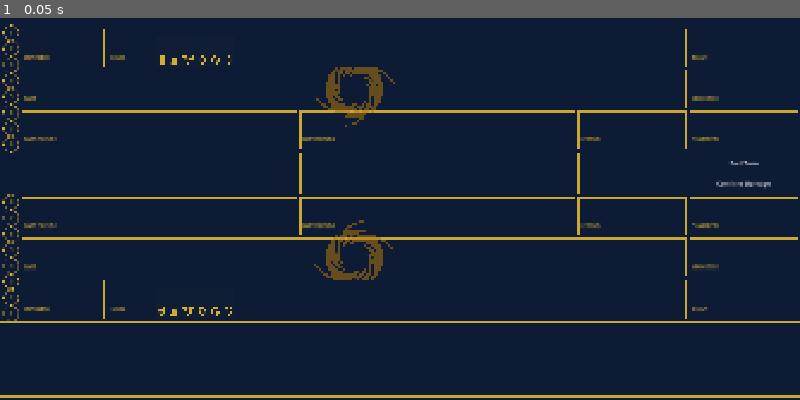
Above: before the commit, frame 1.
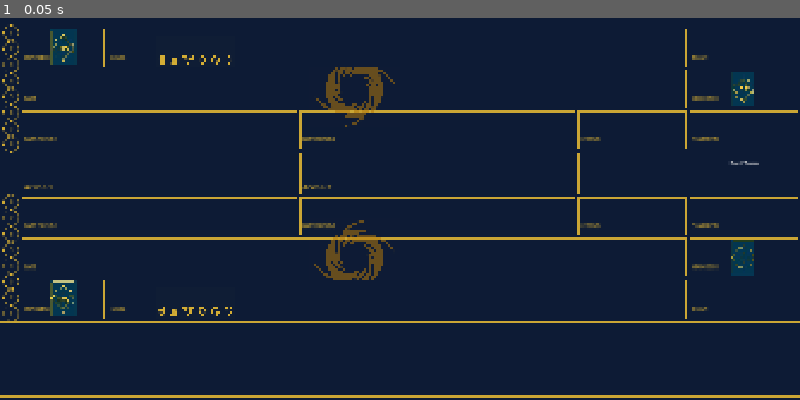
Above: after the commit, the same moment.

Repository: hashirmohammad/RiftBound
Game: Godot game, scene res://Scenes/main.tscn
The game is run twice, just before and just after one commit, with the same random seed, the same clock (stepped at 60 frames per second) and the same inputs.
Inputs:
- Up to frame 1 (0.05 s): no input

The runs differ from the first frame. In frame 1, 1.3% of the frame differs, in the area x 3-97%, y 2-79%.
Error before the commit: Parse Error: Could not resolve class "CardAbilityRegistry", because of a parser error. (res://Scripts/BackEnd/data/keyword_parser.gd:94)

Commit message:
Merging main

Diff:
--- a/Scenes/main.tscn
+++ b/Scenes/main.tscn
@@ -16,6 +16,96 @@
 [ext_resource type="PackedScene" uid="uid://23ypgw1gnlhb" path="res://Scenes/MainDeck.tscn" id="11_wsu2k"]
 [ext_resource type="PackedScene" uid="uid://cscpai8v2fbek" path="res://Scenes/Trash.tscn" id="12_k12tt"]
 
+[sub_resource type="StyleBoxFlat" id="StyleBoxFlat_wsu2k"]
+bg_color = Color(0.050980393, 0.105882354, 0.20784314, 1)
+
+[sub_resource type="StyleBoxFlat" id="StyleBoxFlat_k12tt"]
+bg_color = Color(0.050980393, 0.105882354, 0.20784314, 1)
+
+[sub_resource type="StyleBoxFlat" id="StyleBoxFlat_h1bgf"]
+bg_color = Color(0.050980393, 0.105882354, 0.20784314, 1)
+
+[sub_resource type="StyleBoxFlat" id="StyleBoxFlat_b3802"]
+bg_color = Color(0.050980393, 0.105882354, 0.20784314, 1)
+
+[sub_resource type="StyleBoxFlat" id="StyleBoxFlat_fevyy"]
+bg_color = Color(0.050980393, 0.105882354, 0.20784314, 1)
+
+[sub_resource type="StyleBoxFlat" id="StyleBoxFlat_hibaj"]
+bg_color = Color(0.050980393, 0.105882354, 0.20784314, 1)
+
+[sub_resource type="StyleBoxFlat" id="StyleBoxFlat_pdsj5"]
+bg_color = Color(0.050980393, 0.105882354, 0.20784314, 1)
+
+[sub_resource type="StyleBoxFlat" id="StyleBoxFlat_ee4r6"]
+bg_color = Color(0.050980393, 0.105882354, 0.20784314, 1)
+
+[sub_resource type="StyleBoxFlat" id="StyleBoxFlat_gt3je"]
+bg_color = Color(0.050980393, 0.105882354, 0.20784314, 1)
+
+[sub_resource type="StyleBoxFlat" id="StyleBoxFlat_3pmx8"]
+bg_color = Color(0.050980393, 0.105882354, 0.20784314, 1)
+
+[sub_resource type="StyleBoxFlat" id="StyleBoxFlat_u50mg"]
+bg_color = Color(0.050980393, 0.105882354, 0.20784314, 1)
+
+[sub_resource type="StyleBoxFlat" id="StyleBoxFlat_cbgmd"]
+bg_color = Color(0.050980393, 0.105882354, 0.20784314, 1)
+
+[sub_resource type="StyleBoxFlat" id="StyleBoxFlat_1w6v2"]
+bg_color = Color(0.050980393, 0.105882354, 0.20784314, 1)
+
+[sub_resource type="StyleBoxFlat" id="StyleBoxFlat_ueoa1"]
+bg_color = Color(0.050980393, 0.105882354, 0.20784314, 1)
+
+[sub_resource type="StyleBoxFlat" id="StyleBoxFlat_6vcvc"]
+bg_color = Color(0.050980393, 0.105882354, 0.20784314, 1)
+
+[sub_resource type="StyleBoxFlat" id="StyleBoxFlat_7k868"]
+bg_color = Color(0.050980393, 0.105882354, 0.20784314, 1)
+
+[sub_resource type="StyleBoxFlat" id="StyleBoxFlat_hpc6h"]
+bg_color = Color(0.050980393, 0.105882354, 0.20784314, 1)
+
+[sub_resource type="StyleBoxFlat" id="StyleBoxFlat_kltya"]
+bg_color = Color(0.050980393, 0.105882354, 0.20784314, 1)
+
+[sub_resource type="StyleBoxFlat" id="StyleBoxFlat_e08e2"]
+bg_color = Color(0.050980393, 0.105882354, 0.20784314, 1)
+
+[sub_resource type="StyleBoxFlat" id="StyleBoxFlat_neg2b"]
+bg_color = Color(0.050980393, 0.105882354, 0.20784314, 1)
+
+[sub_resource type="StyleBoxFlat" id="StyleBoxFlat_r33sp"]
+bg_color = Color(0.050980393, 0.105882354, 0.20784314, 1)
+
+[sub_resource type="StyleBoxFlat" id="StyleBoxFlat_hdf80"]
+bg_color = Color(0.050980393, 0.105882354, 0.20784314, 1)
+
+[sub_resource type="StyleBoxFlat" id="StyleBoxFlat_jwpg7"]
+bg_color = Color(0.050980393, 0.105882354, 0.20784314, 1)
+
+[sub_resource type="StyleBoxFlat" id="StyleBoxFlat_k2e45"]
+bg_color = Color(0.050980393, 0.105882354, 0.20784314, 1)
+
+[sub_resource type="StyleBoxFlat" id="StyleBoxFlat_536cc"]
+bg_color = Color(0.050980393, 0.105882354, 0.20784314, 1)
+
+[sub_resource type="StyleBoxFlat" id="StyleBoxFlat_aqgau"]
+bg_color = Color(0.050980393, 0.105882354, 0.20784314, 1)
+
+[sub_resource type="StyleBoxFlat" id="StyleBoxFlat_8cuat"]
+bg_color = Color(0.050980393, 0.105882354, 0.20784314, 1)
+
+[sub_resource type="StyleBoxFlat" id="StyleBoxFlat_o1aky"]
+bg_color = Color(0.050980393, 0.105882354, 0.20784314, 1)
+
+[sub_resource type="StyleBoxFlat" id="StyleBoxFlat_kwxat"]
+bg_color = Color(0.050980393, 0.105882354, 0.20784314, 1)
+
+[sub_resource type="StyleBoxFlat" id="StyleBoxFlat_aa8k8"]
+bg_color = Color(0.050980393, 0.105882354, 0.20784314, 1)
+
 [node name="Main" type="Node2D" unique_id=1554237704]
 script = ExtResource("1_hptm8")
 
@@ -26,69 +116,71 @@
 script = ExtResource("6_344ge")
 
 [node name="P0_Arena" parent="." unique_id=372592103 instance=ExtResource("2_h1bgf")]
-position = Vector2(440, 540)
+modulate = Color(1, 1, 1, 0)
+position = Vector2(383, 536)
 
 [node name="P1_Arena" parent="." unique_id=2089672518 instance=ExtResource("2_h1bgf")]
-position = Vector2(1322, 540)
+modulate = Color(1, 1, 1, 0)
+position = Vector2(1051, 536)
 
 [node name="P0" type="Node2D" parent="." unique_id=246826101]
 
 [node name="P0_Points" type="Node2D" parent="P0" unique_id=84179518]
 
 [node name="P0_Point1" parent="P0/P0_Points" unique_id=858870301 instance=ExtResource("4_k12tt")]
-position = Vector2(27, 880.875)
+position = Vector2(27, 872.875)
 
 [node name="P0_Point2" parent="P0/P0_Points" unique_id=811101513 instance=ExtResource("4_k12tt")]
-position = Vector2(27, 842.625)
+position = Vector2(27, 834.625)
 
 [node name="P0_Point3" parent="P0/P0_Points" unique_id=327160036 instance=ExtResource("4_k12tt")]
-position = Vector2(27, 804.375)
+position = Vector2(27, 796.375)
 
 [node name="P0_Point4" parent="P0/P0_Points" unique_id=1361892046 instance=ExtResource("4_k12tt")]
-position = Vector2(27, 766.125)
+position = Vector2(27, 758.125)
 
 [node name="P0_Point5" parent="P0/P0_Points" unique_id=1176661728 instance=ExtResource("4_k12tt")]
-position = Vector2(27, 727.875)
+position = Vector2(27, 719.875)
 
 [node name="P0_Point6" parent="P0/P0_Points" unique_id=1253753202 instance=ExtResource("4_k12tt")]
-position = Vector2(27, 689.625)
+position = Vector2(27, 681.625)
 
 [node name="P0_Point7" parent="P0/P0_Points" unique_id=1191016440 instance=ExtResource("4_k12tt")]
-position = Vector2(27, 651.375)
+position = Vector2(27, 643.375)
 
 [node name="P0_Point8" parent="P0/P0_Points" unique_id=822467084 instance=ExtResource("4_k12tt")]
-position = Vector2(27, 613.125)
+position = Vector2(27, 605.125)
 
 [node name="P0_Base" parent="P0" unique_id=402928220 instance=ExtResource("2_jjvhh")]
-position = Vector2(850, 746)
+position = Vector2(850, 738)
 
 [node name="P0_Battlefield1" parent="P0" unique_id=737844258 instance=ExtResource("4_6iyac")]
-position = Vector2(383, 648)
+position = Vector2(383, 640)
 
 [node name="P0_Battlefield2" parent="P0" unique_id=200000001 instance=ExtResource("4_6iyac")]
-position = Vector2(1051, 648)
+position = Vector2(1051, 640)
 
 [node name="P0_Legend" parent="P0" unique_id=1188493574 instance=ExtResource("5_6iyac")]
-position = Vector2(1518, 648)
+position = Vector2(1518, 640)
 
 [node name="P0_Champion" parent="P0" unique_id=387825937 instance=ExtResource("4_fdnlq")]
-position = Vector2(1784, 648)
+position = Vector2(1784, 640)
 
 [node name="P0_MainDeck" parent="P0" unique_id=189259472 instance=ExtResource("11_wsu2k")]
-position = Vector2(1784, 746)
+position = Vector2(1784, 738)
 
 [node name="P0_RuneDeck" parent="P0" unique_id=2020144502 instance=ExtResource("11_h1bgf")]
-position = Vector2(151.5, 845)
+position = Vector2(151.5, 837)
 scale = Vector2(0.8000001, 0.8000001)
 
 [node name="P0_Runes" parent="P0" unique_id=1761847097 instance=ExtResource("4_hptm8")]
-position = Vector2(952.5, 845)
+position = Vector2(952.5, 837)
 
 [node name="P0_Trash" parent="P0" unique_id=685272223 instance=ExtResource("12_k12tt")]
-position = Vector2(1784, 845)
+position = Vector2(1784, 837)
 
 [node name="P0_Hand" parent="P0" unique_id=1713076396 instance=ExtResource("4_d1ilt")]
-position = Vector2(960, 990)
+position = Vector2(960, 982)
 
 [node name="P1" type="Node2D" parent="." unique_id=548828831]
 
@@ -150,10 +242,15 @@
 position = Vector2(960, 90)
 
 [node name="EndTurnButton" type="Button" parent="." unique_id=283290533]
-offset_left = 1647.0
-offset_top = 490.0
-offset_right = 1920.0
-offset_bottom = 540.0
+offset_left = 1654.0
+offset_top = 488.0
+offset_right = 1918.0
+offset_bottom = 536.0
+theme_override_styles/normal = SubResource("StyleBoxFlat_wsu2k")
+theme_override_styles/pressed = SubResource("StyleBoxFlat_k12tt")
+theme_override_styles/hover = SubResource("StyleBoxFlat_h1bgf")
+theme_override_styles/disabled = SubResource("StyleBoxFlat_b3802")
+theme_override_styles/focus = SubResource("StyleBoxFlat_fevyy")
 text = "End Turn"
 
 [node name="GameController" type="Node" parent="." unique_id=540227294]
@@ -164,34 +261,59 @@
 offset_bottom = 23.0
 
 [node name="CancelPaymentButton" type="Button" parent="." unique_id=355363713]
-offset_left = 1760.0
-offset_top = 540.0
-offset_right = 1920.0
-offset_bottom = 590.0
+offset_left = 1654.0
+offset_top = 536.0
+offset_right = 1918.0
+offset_bottom = 584.0
+theme_override_styles/normal = SubResource("StyleBoxFlat_hibaj")
+theme_override_styles/pressed = SubResource("StyleBoxFlat_pdsj5")
+theme_override_styles/hover = SubResource("StyleBoxFlat_ee4r6")
+theme_override_styles/disabled = SubResource("StyleBoxFlat_gt3je")
+theme_override_styles/focus = SubResource("StyleBoxFlat_3pmx8")
 text = "Cancel"
 
 [node name="PassPriorityButton" type="Button" parent="." unique_id=355363714]
-offset_left = 1653.0
-offset_top = 540.0
-offset_right = 1920.0
-offset_bottom = 590.0
+offset_left = 1654.0
+offset_top = 536.0
+offset_right = 1918.0
+offset_bottom = 584.0
+theme_override_styles/normal = SubResource("StyleBoxFlat_u50mg")
+theme_override_styles/pressed = SubResource("StyleBoxFlat_cbgmd")
+theme_override_styles/hover = SubResource("StyleBoxFlat_1w6v2")
+theme_override_styles/disabled = SubResource("StyleBoxFlat_ueoa1")
+theme_override_styles/focus = SubResource("StyleBoxFlat_6vcvc")
 text = "Pass Priority"
 
 [node name="ConfirmDamageButton" type="Button" parent="." unique_id=355363715]
-offset_left = 1653.0
-offset_top = 540.0
-offset_right = 1923.0
-offset_bottom = 590.0
+offset_left = 1654.0
+offset_top = 536.0
+offset_right = 1918.0
+offset_bottom = 584.0
+theme_override_styles/normal = SubResource("StyleBoxFlat_7k868")
+theme_override_styles/pressed = SubResource("StyleBoxFlat_hpc6h")
+theme_override_styles/hover = SubResource("StyleBoxFlat_kltya")
+theme_override_styles/disabled = SubResource("StyleBoxFlat_e08e2")
+theme_override_styles/focus = SubResource("StyleBoxFlat_neg2b")
 text = "Confirm Damage"
 
 [node name="ChoiceAButton" type="Button" parent="." unique_id=590261534]
-offset_left = 1387.0
-offset_top = 492.0
-offset_right = 1650.0
-offset_bottom = 537.0
+offset_left = 1390.0
+offset_top = 488.0
+offset_right = 1654.0
+offset_bottom = 536.0
+theme_override_styles/normal = SubResource("StyleBoxFlat_r33sp")
+theme_override_styles/pressed = SubResource("StyleBoxFlat_hdf80")
+theme_override_styles/hover = SubResource("StyleBoxFlat_jwpg7")
+theme_override_styles/disabled = SubResource("StyleBoxFlat_k2e45")
+theme_override_styles/focus = SubResource("StyleBoxFlat_536cc")
 
 [node name="ChoiceBButton" type="Button" parent="." unique_id=1542843524]
-offset_left = 1384.0
-offset_top = 540.0
-offset_right = 1650.0
-offset_bottom = 590.0
+offset_left = 1390.0
+offset_top = 536.0
+offset_right = 1654.0
+offset_bottom = 584.0
+theme_override_styles/normal = SubResource("StyleBoxFlat_aqgau")
+theme_override_styles/pressed = SubResource("StyleBoxFlat_8cuat")
+theme_override_styles/hover = SubResource("StyleBoxFlat_o1aky")
+theme_override_styles/disabled = SubResource("StyleBoxFlat_kwxat")
+theme_override_styles/focus = SubResource("StyleBoxFlat_aa8k8")
--- a/Scripts/BackEnd/core/game_engine.gd
+++ b/Scripts/BackEnd/core/game_engine.gd
@@ -123,9 +123,6 @@
 	state.turn_number += 1
 	start_turn(state)
 
-static func rig_card_to_top_of_deck(player: PlayerState, card_id: String) -> void:
-	var found_index := -1
-
 static func _assign_random_champion_and_rest_to_deck(
 		state: GameState,
 		player: PlayerState,
--- a/Scripts/BackEnd/data/card_ability_registry.gd
+++ b/Scripts/BackEnd/data/card_ability_registry.gd
@@ -24,14 +24,6 @@
 static func get_vision_event(card_id: String) -> String:
 	_ensure_loaded()
 	return _vision_events.get(card_id, "")
-
-static func get_on_play_fn(card_id: String) -> Callable:
-	_ensure_loaded()
-	return _on_play.get(card_id, Callable())
-
-static func get_extra_unit_effects_fn(card_id: String) -> Callable:
-	_ensure_loaded()
-	return _extra_unit_effects.get(card_id, Callable())
 
 # ── Init ──────────────────────────────────────────────────────────────────────
 
--- a/Scripts/FrontEnd/GameController.gd
+++ b/Scripts/FrontEnd/GameController.gd
@@ -1,6 +1,6 @@
 extends Node
 
-const GameEngine                  = preload("res://Scripts//BackEnd/core/game_engine.gd")
+const GameEngine                  = preload("res://Scripts/BackEnd/core/game_engine.gd")
 const PlayCardAction              = preload("res://Scripts/BackEnd/actions/play_card_action.gd")
 const EndTurnAction               = preload("res://Scripts/BackEnd/actions/end_turn_action.gd")
 const MoveToBattlefieldAction     = preload("res://Scripts/BackEnd/actions/move_to_battlefield_action.gd")
